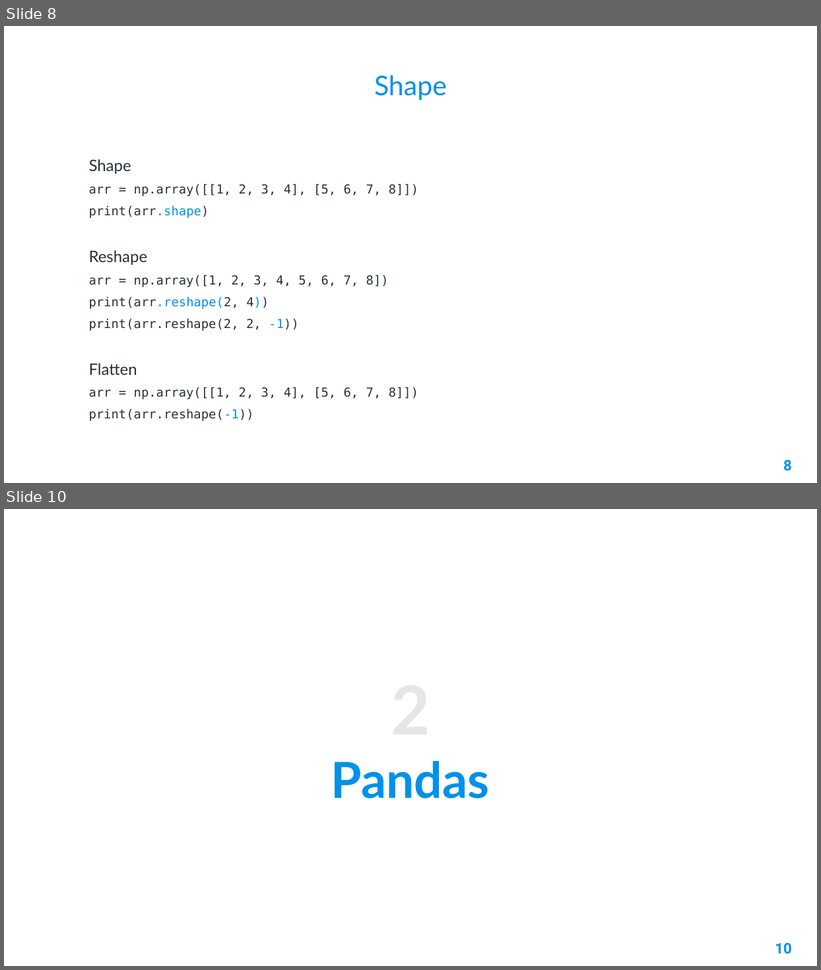
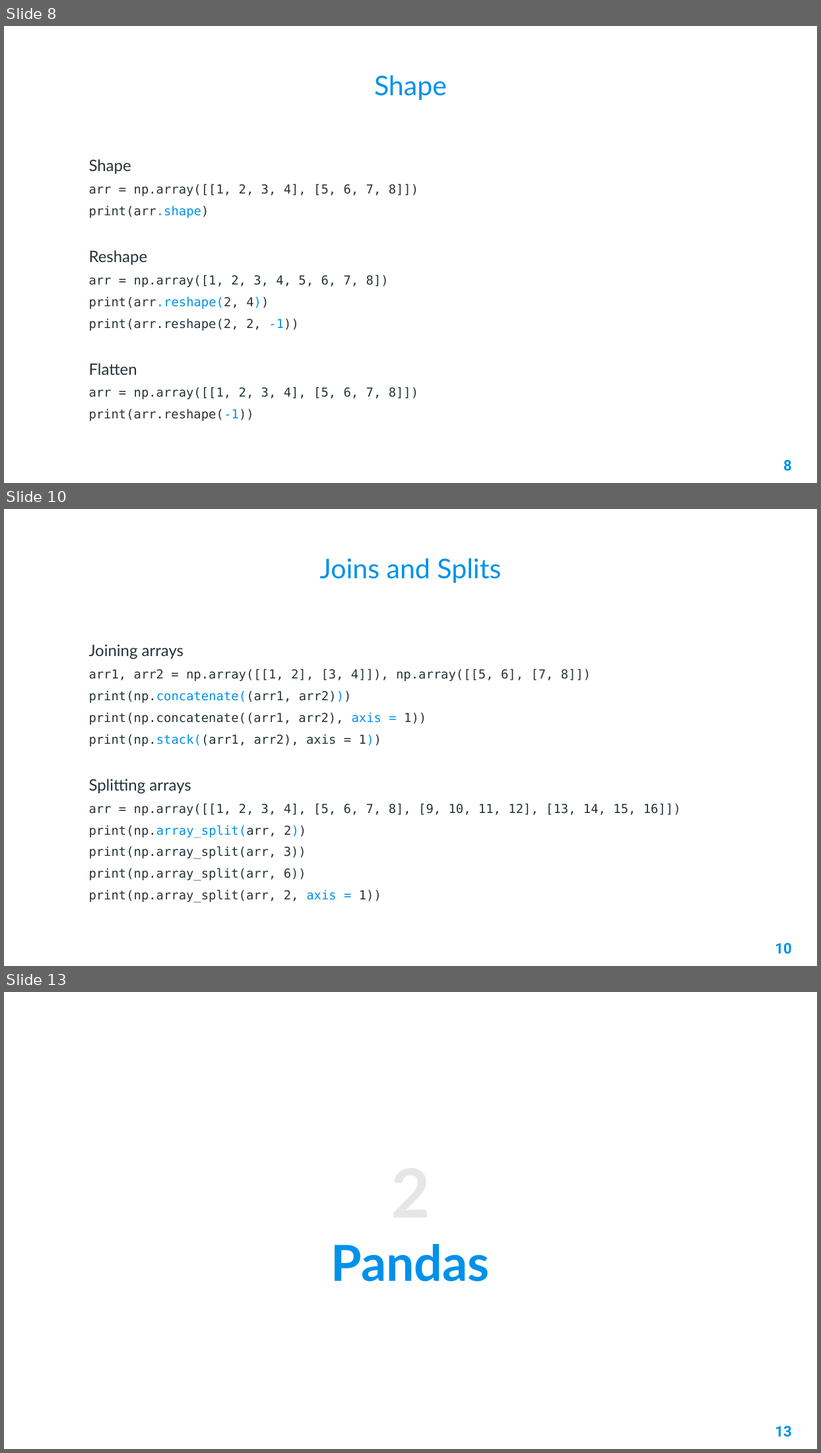
Before and after one commit to AleeRezaa/learn-python, a slide deck: 2 Data Science.pptx. Shown one above the other, each under a label of ours: slides 8 and 10 before the commit, slides 8, 10 and 13 after it; the slides between them are not shown. The pictures are 821x970 and 821x1453 pixels, drawn with LibreOffice and Linux fonts; fonts in the diff are those of the drawing; background and template pictures are left out. Boxes give left, top, right and bottom in pixels: in the first picture for what was removed or moved away, otherwise in the second. Text is boxed around its words. In the diff, an @@ line names an element or a change of style, - is before the commit and + after.

```diff
--- a/2 Data Science.pptx
+++ b/2 Data Science.pptx
@@ slide 10 added at bbox=[4, 509, 817, 966], background picture (left out) @@
@@ title added at bbox=[320, 558, 501, 583], 24 pt, text #0091EA @@
+Joins and Splits
@@ text added at bbox=[89, 644, 681, 903], 11 pt, text #263238 @@
+Joining arrays
+arr1, arr2 = np.array([[1, 2], [3, 4]]), np.array([[5, 6], [7, 8]])
+print(np.concatenate((arr1, arr2)))
+print(np.concatenate((arr1, arr2), axis = 1))
+print(np.stack((arr1, arr2), axis = 1))
+Splitting arrays
+arr = np.array([[1, 2, 3, 4], [5, 6, 7, 8], [9, 10, 11, 12], [13, 14, 15, 16]])
+print(np.array_split(arr, 2))
+print(np.array_split(arr, 3))
+print(np.array_split(arr, 6))
+print(np.array_split(arr, 2, axis = 1))
@@ page number added at bbox=[775, 943, 791, 955], 13 pt, text #0091EA, bold @@
+10
@@ what was slide 10 is now slide 13 @@
@@ page number at bbox=[775, 1426, 791, 1438]: text changed @@
-10
+13
```
Also in this commit, not shown: 1 slide changed, 2 other slides added, 1 other file.
